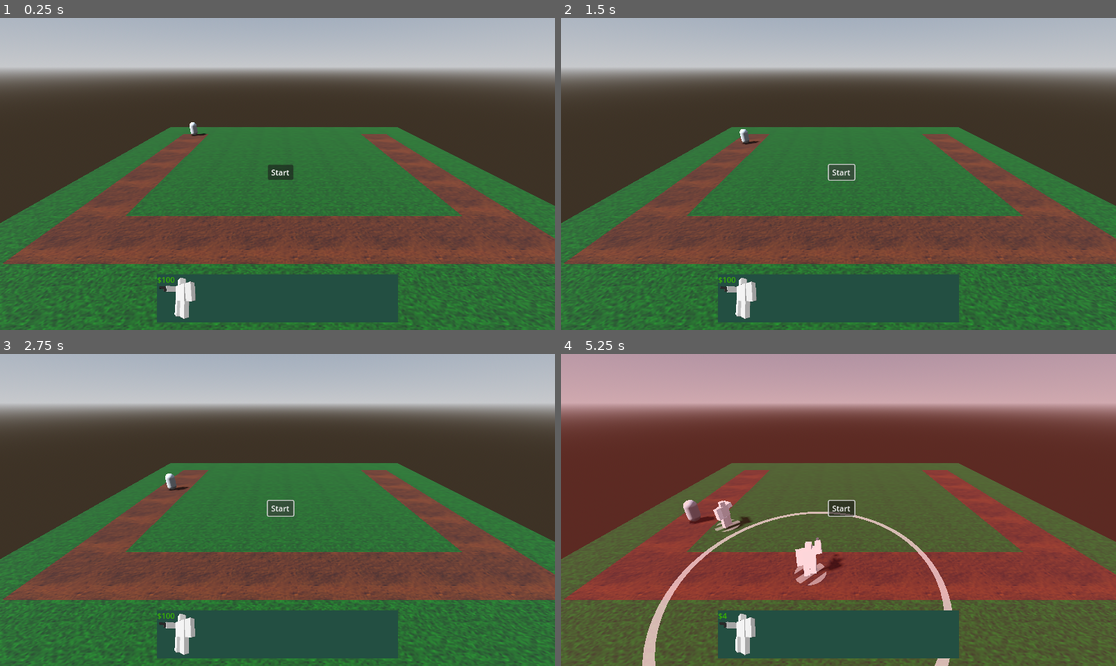
Above: before the commit, frames 1-4 (two rows, left to right).
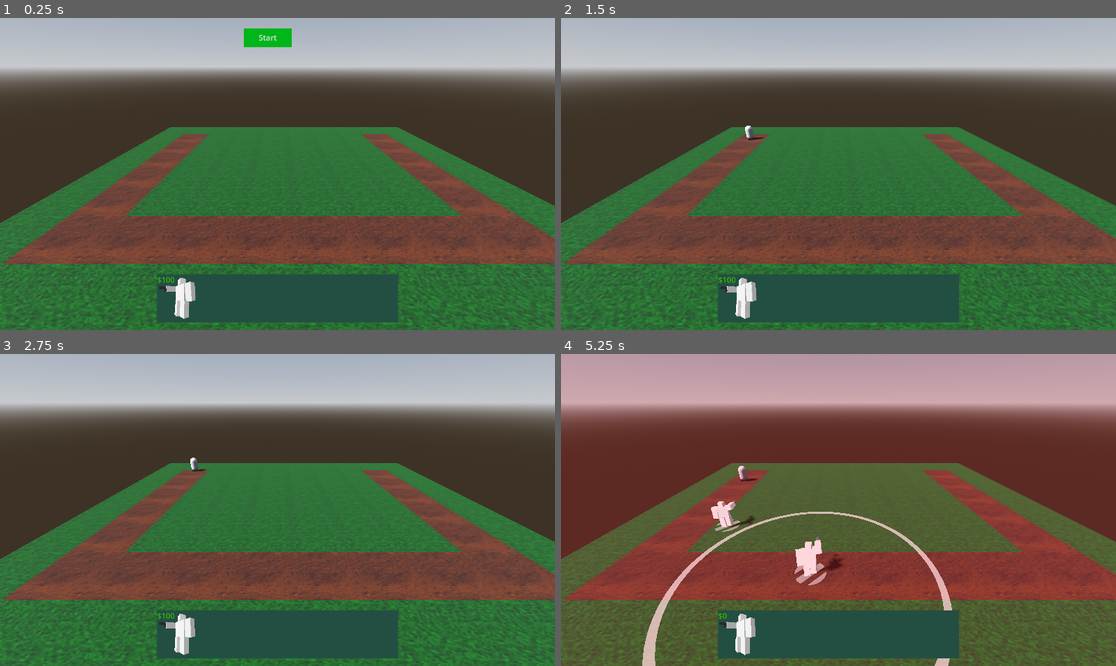
Above: after the commit, the same moments.

Repository: SirRight12/Godot-Tower-Defense
Game: Godot game, scene res://main.tscn
Same seed, same stepped clock (60 frames per second), same inputs: the game is played once before the commit and once after it.
Inputs (mouse positions are in pixels of both pictures, inside the frame that each line leads up to):
- Up to frame 1 (0.25 s): no input
- Up to frame 2 (1.5 s): click "Start" at 0.5 s; click (844, 170) at 1.25 s, where only the run before the commit has a clickable "Start"
- Up to frame 3 (2.75 s): click (283, 506) at 2 s, where only the run before the commit has a clickable "Start"
- Up to frame 4 (5.25 s): move the mouse to (960, 494) at 2.77 s; click (960, 494) at 2.85 s; move the mouse to (727, 525) at 3.52 s; tap 1 (select1) at 3.6 s; click (727, 525) at 3.67 s; move the mouse to (894, 441) at 4.27 s; tap 2 (select2) at 4.35 s; click (894, 441) at 4.42 s; move the mouse to (810, 572) at 5.02 s; tap 3 (select3) at 5.1 s; click (810, 572) at 5.17 s

The runs differ from the first frame. In frame 1, 0.8% of the frame differs, in the area x 34-53%, y 3-52%; in frame 2, 0.4%; in frame 3, 0.4%; in frame 4, 0.8%.

Commit message:
Resources exist

Diff:
--- a/DEBUG.tscn
+++ b/DEBUG.tscn
@@ -1,23 +1,3 @@
-[gd_scene load_steps=6 format=3 uid="uid://ch5s0twkoxwvc"]
+[gd_scene format=3 uid="uid://ch5s0twkoxwvc"]
 
-[ext_resource type="Script" path="res://GameMode.gd" id="1_s1p0k"]
-[ext_resource type="Script" path="res://Wave.gd" id="2_wepyy"]
-
-[sub_resource type="Resource" id="Resource_c33vc"]
-script = ExtResource("2_wepyy")
-enemies = Array[int]([0])
-times = Array[int]([0])
-
-[sub_resource type="Resource" id="Resource_0ct6v"]
-script = ExtResource("2_wepyy")
-enemies = Array[int]([1])
-times = Array[int]([0])
-
-[sub_resource type="Resource" id="Resource_oxwe4"]
-script = ExtResource("2_wepyy")
-enemies = Array[int]([2])
-times = Array[int]([0])
-
-[node name="DEBUG" type="Node"]
-script = ExtResource("1_s1p0k")
-waves = Array[ExtResource("2_wepyy")]([SubResource("Resource_c33vc"), SubResource("Resource_0ct6v"), SubResource("Resource_oxwe4")])
+[node name="Node" type="Node"]
--- /dev/null
+++ b/Debug.tres
@@ -0,0 +1,30 @@
+[gd_resource type="Resource" script_class="GameMode" load_steps=6 format=3 uid="uid://b66jgycrpdtux"]
+
+[ext_resource type="Script" path="res://GameMode.gd" id="1_j6b72"]
+[ext_resource type="Script" path="res://Wave.gd" id="2_lhswe"]
+
+[sub_resource type="Resource" id="Resource_34er3"]
+script = ExtResource("2_lhswe")
+delay = 0
+bonus = 0
+enemies = Array[int]([0])
+times = Array[int]([0])
+
+[sub_resource type="Resource" id="Resource_0oq4a"]
+script = ExtResource("2_lhswe")
+delay = 3
+bonus = 100
+enemies = Array[int]([1])
+times = Array[int]([0])
+
+[sub_resource type="Resource" id="Resource_wwxv0"]
+script = ExtResource("2_lhswe")
+delay = 2
+bonus = 100
+enemies = Array[int]([2])
+times = Array[int]([0])
+
+[resource]
+script = ExtResource("1_j6b72")
+test = false
+waves = Array[ExtResource("2_lhswe")]([SubResource("Resource_34er3"), SubResource("Resource_0oq4a"), SubResource("Resource_wwxv0")])
--- /dev/null
+++ b/Easy.tres
@@ -0,0 +1,37 @@
+[gd_resource type="Resource" script_class="GameMode" load_steps=7 format=3 uid="uid://di56oywi876w2"]
+
+[ext_resource type="Script" path="res://GameMode.gd" id="1_8bhq4"]
+[ext_resource type="Script" path="res://Wave.gd" id="2_13fv8"]
+
+[sub_resource type="Resource" id="Resource_wpq7h"]
+script = ExtResource("2_13fv8")
+delay = 0
+bonus = 0
+enemies = Array[int]([0, 0, 0, 0])
+times = Array[int]([0, 1000, 1000, 1000])
+
+[sub_resource type="Resource" id="Resource_qwc00"]
+script = ExtResource("2_13fv8")
+delay = 4
+bonus = 100
+enemies = Array[int]([0, 0, 0, 0, 0, 0])
+times = Array[int]([0, 1000, 1000, 1000, 1000, 1000])
+
+[sub_resource type="Resource" id="Resource_3vsx7"]
+script = ExtResource("2_13fv8")
+delay = 2
+bonus = 100
+enemies = Array[int]([0, 0, 0, 0, 0, 0, 0, 0])
+times = Array[int]([0, 1000, 1000, 1000, 1000, 1000, 1000, 1000])
+
+[sub_resource type="Resource" id="Resource_hsc00"]
+script = ExtResource("2_13fv8")
+delay = 4
+bonus = 150
+enemies = Array[int]([0, 0, 0, 0, 0, 0, 0, 0, 0, 0])
+times = Array[int]([0, 1000, 1000, 1000, 1000, 1000, 1000, 1000, 1000, 1000])
+
+[resource]
+script = ExtResource("1_8bhq4")
+test = false
+waves = Array[ExtResource("2_13fv8")]([SubResource("Resource_wpq7h"), SubResource("Resource_qwc00"), SubResource("Resource_3vsx7"), SubResource("Resource_hsc00")])
--- a/GameManager.gd
+++ b/GameManager.gd
@@ -1,7 +1,7 @@
 extends Node
 class_name GameManager
 enum MANAGERS{WAVE,BASE,TIMESCALE,EASY,REGISTRY,MONEY}
-func request_manager(type:MANAGERS):
+func request_manager(type:MANAGERS) -> Node:
 	match (type):
 		0:
 			#wave
@@ -21,3 +21,5 @@
 		5:
 			#Money
 			return find_child("MoneyManager")
+	# Default
+	return Node.new()
--- a/GameMode.gd
+++ b/GameMode.gd
@@ -1,18 +1,34 @@
-extends Node
+@tool
+extends Resource
 class_name GameMode
+@export var test:bool:
+	set = set_test
+func set_test(val):
+	test = false
+	#print(unpack_waves())
 @export var waves:Array[Wave]
 func unpack_waves():
 	var waves_array = []
-	for x in len(waves):
+	var children = waves
+	for x in len(children):
 		var wave_return = []
-		var wave = waves[x]
-		var enemies = wave.enemies
+		var child = waves[x]
+		print(child.enemies)
+		var enemies = child.enemies
+		print(enemies.size())
 		wave_return.resize(enemies.size())
-		var times = wave.times
+		var times = child.times
+		var wave_delay = child.delay
+		var wave_bonus = child.bonus
 		for y in len(enemies):
 			wave_return[y] = {
 				"type": enemies[y],
 				"delay": times[y],
 			}
-		waves_array.append(wave_return)
+		var return_item = {
+			"wave": wave_return,
+			"delay": wave_delay,
+			"bonus": wave_bonus,
+		}
+		waves_array.append(return_item)
 	return waves_array
--- a/Raycast.gd
+++ b/Raycast.gd
@@ -104,6 +104,7 @@
 func handle_cancel(event):
 	if !event.is_action_released("cancel"): return
 	revoke_placeholder()
+	registry.hide_all_tower_deny()
 func handle_tower_pick(event):
 	if placed_tower:
 		placed_tower = false
--- a/TowerRegistry.gd
+++ b/TowerRegistry.gd
@@ -8,7 +8,6 @@
 func set_array(val):
 	towers = val
 	towers.resize(5)
-	print(val)
 func place_tower(idx,position):
 	hide_all_tower_deny()
 	var tower:Tower = towers[idx].instantiate()
--- a/Upgrade.gd
+++ b/Upgrade.gd
@@ -1,4 +1,4 @@
-extends Resource
+extends Node
 class_name Upgrade
 @export_category("Common Upgrades")
 @export var cost:int = 100
--- a/Wave.gd
+++ b/Wave.gd
@@ -1,5 +1,7 @@
 extends Resource
 class_name Wave
 enum ENEMY_TYPES{BASIC,SPEEDY,ZICKEY}
+@export var delay:int = 2
+@export var bonus = 100
 @export var enemies:Array[ENEMY_TYPES]
 @export var times:Array[int]
--- a/WaveManager.gd
+++ b/WaveManager.gd
@@ -1,19 +1,23 @@
 extends Node
 class_name WaveManager
 @export var current_game_mode:GameMode
-@export var wave_delay:float = 5
 @export var basic:PackedScene
 @export var speedy:PackedScene
 @export var zickey: PackedScene
 @onready var enemy_types:Array[PackedScene] = [basic,speedy,zickey]
 @onready var parent:Node3D = get_parent().get_parent()
+@onready var game:GameManager = get_parent()
+@onready var money:MoneyManager = game.request_manager(game.MANAGERS.MONEY)
+@onready var start_node = $"../Start"
+@onready var start_button = $"../Start/Button"
 var time_scale_manager:TimeScale
 var current_wave = 0
 var waves:Array
 var enemies_left
 func _ready():
 	time_scale_manager = get_parent().find_child("TimeScaleManager")
-	#remove later in favor of a UI start button
+	await start_button.pressed
+	start_node.queue_free()
 	start_waves()
 func start_waves():
 	waves = current_game_mode.unpack_waves()
@@ -22,7 +26,10 @@
 	if waves.size() == idx:
 		print("beat game")
 		return
-	var wave = waves[idx]
+	var wave_data = waves[idx]
+	var wave = wave_data['wave']
+	money.add(wave_data['bonus'])
+	await timeout(wave_data['delay'])
 	enemies_left = wave.size()
 	for x in len(wave):
 		var enemy_data = wave[x]
@@ -35,7 +42,6 @@
 func check_wave_over():
 	if enemies_left <= 0:
 		current_wave += 1
-		await(timeout(wave_delay))
 		start_wave(current_wave)
 func enemy_die():
 	enemies_left -= 1
--- a/easy_mode.tscn
+++ b/easy_mode.tscn
@@ -1,18 +1,3 @@
-[gd_scene load_steps=5 format=3 uid="uid://bc2nx44jw4f0n"]
+[gd_scene format=3 uid="uid://bc2nx44jw4f0n"]
 
-[ext_resource type="Script" path="res://GameMode.gd" id="1_t8o8a"]
-[ext_resource type="Script" path="res://Wave.gd" id="2_yhfk2"]
-
-[sub_resource type="Resource" id="Resource_g8lfe"]
-script = ExtResource("2_yhfk2")
-enemies = Array[int]([0, 0, 0, 0, 0])
-times = Array[int]([0, 1000, 1000, 1000, 1000])
-
-[sub_resource type="Resource" id="Resource_iitn4"]
-script = ExtResource("2_yhfk2")
-enemies = Array[int]([0, 0, 0, 0, 0, 0, 0])
-times = Array[int]([0, 1000, 1000, 1000, 1000, 1000, 1000])
-
-[node name="Easy" type="Node"]
-script = ExtResource("1_t8o8a")
-waves = Array[ExtResource("2_yhfk2")]([SubResource("Resource_g8lfe"), SubResource("Resource_iitn4")])
+[node name="Node" type="Node"]
--- a/game_manager.tscn
+++ b/game_manager.tscn
@@ -1,14 +1,13 @@
-[gd_scene load_steps=17 format=3 uid="uid://6i6yh1tiycmt"]
+[gd_scene load_steps=16 format=3 uid="uid://6i6yh1tiycmt"]
 
 [ext_resource type="Script" path="res://Base.gd" id="1_asqr1"]
 [ext_resource type="Script" path="res://GameManager.gd" id="1_er8mo"]
 [ext_resource type="Script" path="res://TimeScale.gd" id="2_r60f2"]
 [ext_resource type="Script" path="res://WaveManager.gd" id="3_sjgfr"]
 [ext_resource type="PackedScene" uid="uid://db1xxjnsoxss6" path="res://basic.tscn" id="4_qnt7u"]
+[ext_resource type="Resource" uid="uid://di56oywi876w2" path="res://Easy.tres" id="5_38d6w"]
 [ext_resource type="PackedScene" uid="uid://bwc1i6myddq0d" path="res://speedy.tscn" id="5_hsbw5"]
-[ext_resource type="PackedScene" uid="uid://bc2nx44jw4f0n" path="res://easy_mode.tscn" id="6_i2gm1"]
 [ext_resource type="PackedScene" uid="uid://cty70vo8qkw5f" path="res://zickey.tscn" id="7_ufg46"]
-[ext_resource type="PackedScene" uid="uid://ch5s0twkoxwvc" path="res://DEBUG.tscn" id="9_h2sms"]
 [ext_resource type="Script" path="res://TowerRegistry.gd" id="10_erg5a"]
 [ext_resource type="PackedScene" uid="uid://dvbmgppw84ix5" path="res://Scout.tscn" id="11_pbg38"]
 [ext_resource type="Script" path="res://MoneyManager.gd" id="12_jkxa6"]
@@ -33,16 +32,12 @@
 [node name="TimeScaleManager" type="Node" parent="."]
 script = ExtResource("2_r60f2")
 
-[node name="WaveManager" type="Node" parent="." node_paths=PackedStringArray("current_game_mode")]
+[node name="WaveManager" type="Node" parent="."]
 script = ExtResource("3_sjgfr")
-current_game_mode = NodePath("../DEBUG")
+current_game_mode = ExtResource("5_38d6w")
 basic = ExtResource("4_qnt7u")
 speedy = ExtResource("5_hsbw5")
 zickey = ExtResource("7_ufg46")
-
-[node name="Easy" parent="." instance=ExtResource("6_i2gm1")]
-
-[node name="DEBUG" parent="." instance=ExtResource("9_h2sms")]
 
 [node name="TowerRegistry" type="Node" parent="."]
 script = ExtResource("10_erg5a")
@@ -50,7 +45,6 @@
 
 [node name="MoneyManager" type="Node" parent="." node_paths=PackedStringArray("money_display")]
 script = ExtResource("12_jkxa6")
-starting_amount = 300
 money_display = NodePath("../Control/Label")
 
 [node name="Control" type="Control" parent="."]
@@ -128,8 +122,21 @@
 "
 label_settings = SubResource("LabelSettings_vosub")
 
-[node name="StartGame" type="Control" parent="."]
+[node name="Start" type="Control" parent="."]
+custom_minimum_size = Vector2(100, 40)
 layout_mode = 3
+anchor_left = 0.5
+anchor_top = 0.033
+anchor_right = 0.5
+anchor_bottom = 0.033
+offset_left = -70.0
+offset_right = 30.0
+offset_bottom = 40.0
+grow_horizontal = 2
+
+[node name="ColorRect" type="ColorRect" parent="Start"]
+custom_minimum_size = Vector2(100, 40)
+layout_mode = 1
 anchors_preset = 8
 anchor_left = 0.5
 anchor_top = 0.5
@@ -137,25 +144,25 @@
 anchor_bottom = 0.5
 offset_left = -20.0
 offset_top = -20.0
-offset_right = 33.0
-offset_bottom = 12.0
+offset_right = 20.0
+offset_bottom = 20.0
 grow_horizontal = 2
 grow_vertical = 2
+color = Color(0, 0.713726, 0.0941176, 1)
 
-[node name="Button" type="Button" parent="StartGame"]
+[node name="Button" type="Button" parent="Start"]
+custom_minimum_size = Vector2(100, 40)
 layout_mode = 1
 anchors_preset = 8
 anchor_left = 0.5
 anchor_top = 0.5
 anchor_right = 0.5
 anchor_bottom = 0.5
-offset_left = -26.5
+offset_left = -23.0
 offset_top = -15.5
-offset_right = 26.5
+offset_right = 23.0
 offset_bottom = 15.5
 grow_horizontal = 2
 grow_vertical = 2
-tooltip_text = "Start Game?"
-theme_override_colors/font_color = Color(1, 1, 1, 1)
-theme_override_colors/font_pressed_color = Color(0, 0, 0, 1)
 text = "Start"
+flat = true
--- a/project.godot
+++ b/project.godot
@@ -59,7 +59,3 @@
 3d_physics/layer_3="Deny Placement"
 3d_physics/layer_4="Enemy Picking"
 3d_physics/layer_7="Enemy Detection"
-
-[rendering]
-
-renderer/rendering_method="gl_compatibility"
Not shown: 4 places in tileset.tres that only renumber resources
